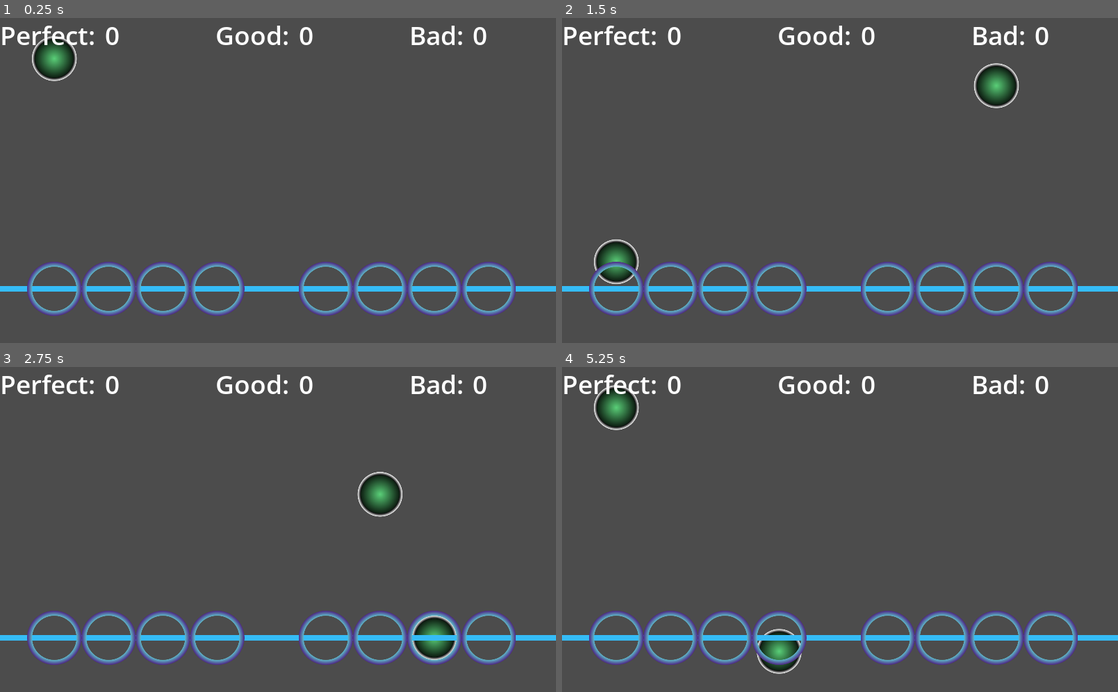
Above: before the commit, frames 1-4 (two rows, left to right).
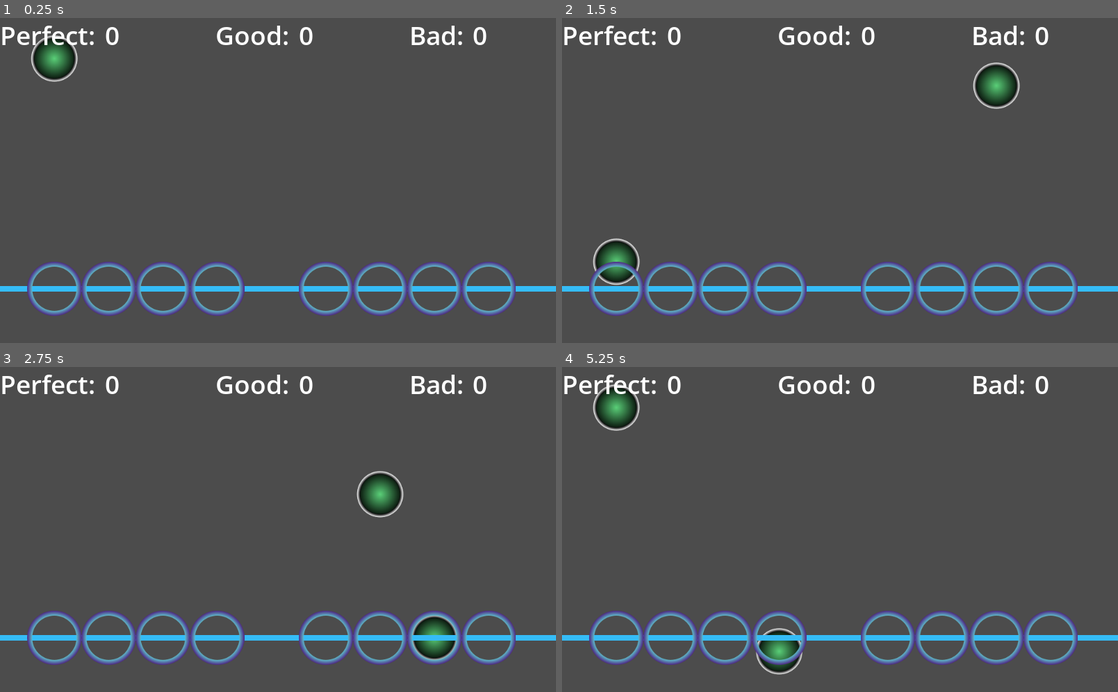
Above: after the commit, the same moments.

Repository: fractalbach/easy_rhythm
Game: Godot game, scene res://game.tscn
Two runs of this game, one before a commit and one after it. Both use one fixed random seed, a clock stepped at 60 frames per second and the inputs below.
Inputs:
- Up to frame 1 (0.25 s): no input
- Up to frame 2 (1.5 s): no input
- Up to frame 3 (2.75 s): no input
- Up to frame 4 (5.25 s): no input

The runs differ from the first frame. In frame 1, 0.3% of the frame differs, in the area x 5-92%, y 5-91%; in frame 2, 0.6%, in the area x 5-92%, y 13-91%; in frame 3, 0.5%; in frame 4, 0.5%.

Commit message:
simplified collisions and changed the size of images

Diff:
--- a/src/Note/Note.gd
+++ b/src/Note/Note.gd
@@ -6,10 +6,6 @@
 var DESTROY_Y_VALUE = 600
 
 
-func _ready() -> void:
-	pass # Replace with function body.
-
-
 func _process(delta: float) -> void:
 	position.y = position.y + FALL_SPEED * delta
 	if position.y > DESTROY_Y_VALUE:
--- a/src/Note/Note.tscn
+++ b/src/Note/Note.tscn
@@ -12,24 +12,13 @@
 } ]
 
 [sub_resource type="RectangleShape2D" id=3]
-extents = Vector2( 80, 30 )
-
-[sub_resource type="RectangleShape2D" id=2]
-extents = Vector2( 80, 80 )
+extents = Vector2( 40, 40 )
 
 [node name="Note" type="AnimatedSprite"]
-scale = Vector2( 0.5, 0.5 )
 frames = SubResource( 1 )
 script = ExtResource( 1 )
 
-[node name="AreaPerfect" type="Area2D" parent="."]
-collision_layer = 2
+[node name="Area2D" type="Area2D" parent="."]
 
-[node name="CollisionPerfect" type="CollisionShape2D" parent="AreaPerfect"]
+[node name="CollisionShape2D" type="CollisionShape2D" parent="Area2D"]
 shape = SubResource( 3 )
-
-[node name="AreaGood" type="Area2D" parent="."]
-collision_layer = 4
-
-[node name="CollisionGood" type="CollisionShape2D" parent="AreaGood"]
-shape = SubResource( 2 )
--- a/src/PianoKey/PianoKey.gd
+++ b/src/PianoKey/PianoKey.gd
@@ -1,57 +1,47 @@
 class_name PianoKey
 extends AnimatedSprite
+
+signal note_hit(type_of_hit)
 
 const BAD_HIT = 0
 const GOOD_HIT = 1
 const PERFECT_HIT = 2
 
-const PERFECT_HIT_LAYER = 1
-const GOOD_HIT_LAYER = 2
+var action_name = ""
 
-const BUFFER_PERFECT_HITS = 20
-const BUFFER_GOOD_HITS = 50
-const BUFFER_OK_HITS = 100
-
-
-signal note_hit(type_of_hit)
-
-var action_name = ""
 
 func set_action_name(name):
 	action_name = name
 
+
 func _ready():
 	play("default")
+
 
 func _input(event: InputEvent) -> void:
 	if action_name == "":
 		return
 	if event.is_action_pressed(action_name):
 		handle_note_hit()
-	if event.is_action_released(action_name):
+	elif event.is_action_released(action_name):
 		play("default")
 
 
 func handle_note_hit() -> void:
 	var areas = $Area2D.get_overlapping_areas()
-	# print(areas)
 	if len(areas) > 0:
 		var area = areas[0]
-		print(round(area.owner.position.y - position.y))
+		var dist = abs(round(area.owner.position.y - position.y))
+		if dist <= 15:
+			consume_note(area, PERFECT_HIT)
+		else:
+			consume_note(area, GOOD_HIT)
+		return
+	play("miss")
+	emit_signal("note_hit", BAD_HIT)
 
 
-		if area.get_collision_layer_bit(PERFECT_HIT_LAYER):
-			print("perfect hit")
-			play("hit")
-			emit_signal("note_hit", PERFECT_HIT)
-			area.owner.queue_free()
-			return
-		elif area.get_collision_layer_bit(GOOD_HIT_LAYER):
-			print("good hit")
-			play("hit")
-			emit_signal("note_hit", GOOD_HIT)
-			area.owner.queue_free()
-			return
-	print("bad hit!")
-	play("miss")
-	emit_signal("note_hit", BAD_HIT)
+func consume_note(area, hit_type):
+	play("hit")
+	emit_signal("note_hit", hit_type)
+	area.owner.queue_free()
--- a/src/PianoKey/PianoKey.tscn
+++ b/src/PianoKey/PianoKey.tscn
@@ -18,28 +18,26 @@
 "name": "on",
 "speed": 5.0
 }, {
+"frames": [ ExtResource( 4 ) ],
+"loop": true,
+"name": "hit",
+"speed": 5.0
+}, {
 "frames": [ ExtResource( 5 ) ],
 "loop": true,
 "name": "miss",
 "speed": 5.0
-}, {
-"frames": [ ExtResource( 4 ) ],
-"loop": true,
-"name": "hit",
-"speed": 5.0
 } ]
 
 [sub_resource type="RectangleShape2D" id=2]
-extents = Vector2( 90, 10 )
+extents = Vector2( 40, 10 )
 
 [node name="PianoKey" type="AnimatedSprite"]
-scale = Vector2( 0.5, 0.5 )
 frames = SubResource( 1 )
 animation = "miss"
 script = ExtResource( 3 )
 
 [node name="Area2D" type="Area2D" parent="."]
-collision_mask = 6
 
 [node name="CollisionShape2D" type="CollisionShape2D" parent="Area2D"]
 shape = SubResource( 2 )
Not shown: 1 places in src/Note/Note.tscn that only renumber resources
Binary file changed: src/Note/note.png
Binary file changed: src/PianoKey/piano_blue.png
Binary file changed: src/PianoKey/piano_empty.png
Binary file changed: src/PianoKey/piano_hit.png
Binary file changed: src/PianoKey/piano_miss.png
